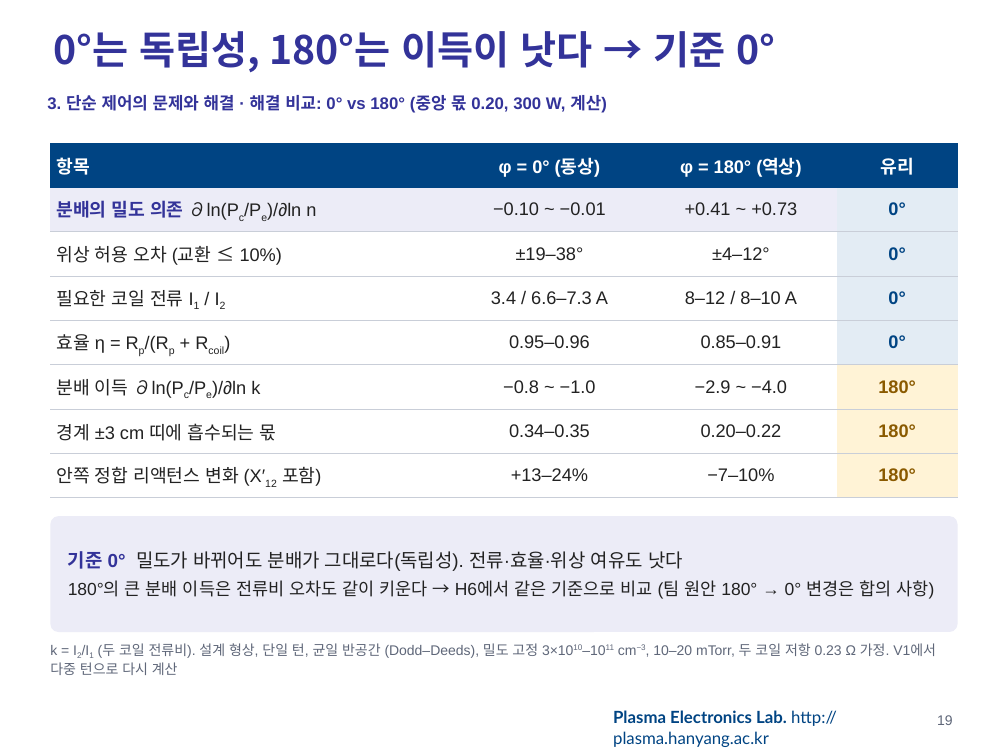
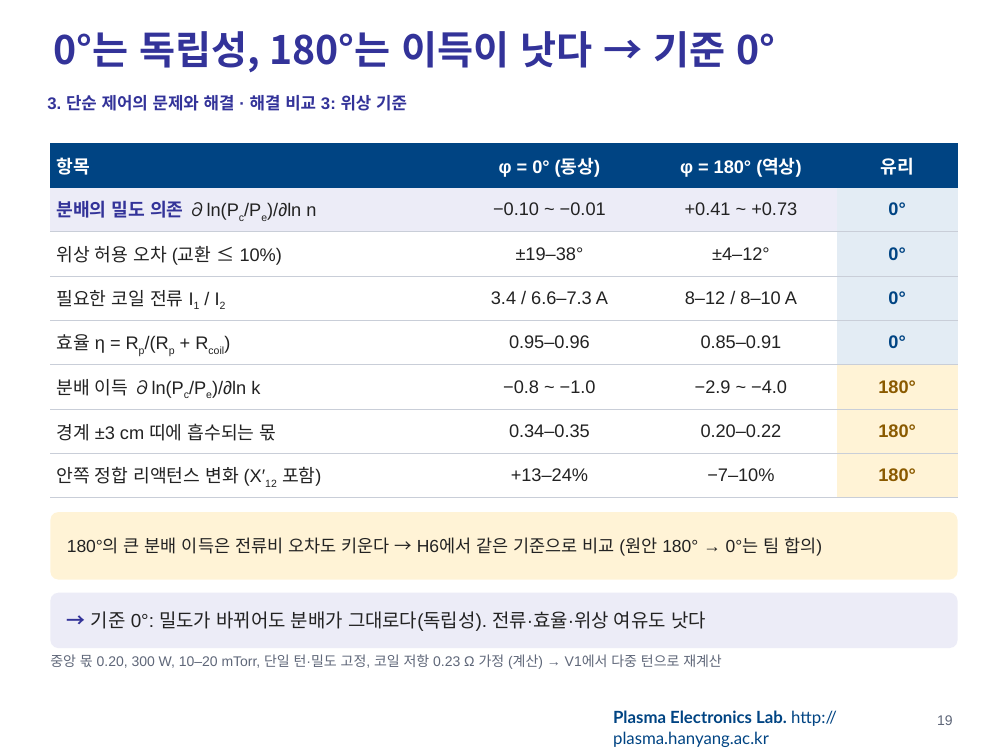
Before and after one commit to garlicjam-pyo/plasma, a slide deck: slide 19 of presentations/1차발표_최종.pptx. Drawn at 1008x756 pixels with LibreOffice and Linux fonts; fonts in the diff are those of the drawing; background and template pictures are left out. Boxes give left, top, right and bottom in pixels: in the first picture for what was removed or moved away, otherwise in the second. Text is boxed around its words. In the diff, an @@ line names an element or a change of style, - is before the commit and + after.

```diff
--- a/presentations/1차발표_최종.pptx
+++ b/presentations/1차발표_최종.pptx
@@ text at box(47, 95, 407, 111): text changed @@
-3. 단순 제어의 문제와 해결 · 해결 비교: 0° vs 180° (중앙 몫 0.20, 300 W, 계산)
+3. 단순 제어의 문제와 해결 · 해결 비교 3: 위상 기준
@@ rounded rectangle "180°의 큰 분배 이득은 전류비 ...": place and size @@
-rounded rectangle "180°의 큰 분배 이득은 전류비 ..." at box(50, 516, 958, 632)
+rounded rectangle "180°의 큰 분배 이득은 전류비 ..." at box(50, 512, 958, 580)
@@ rounded rectangle "180°의 큰 분배 이득은 전류비 ..." at box(50, 512, 958, 580): fill #ECECF7 to #FFF3D6; proportions changed @@
@@ text in rounded rectangle at box(67, 537, 822, 556): text changed @@
-기준 0° 밀도가 바뀌어도 분배가 그대로다(독립성). 전류·효율·위상 여유도 낫다
-180°의 큰 분배 이득은 전류비 오차도 같이 키운다 → H6에서 같은 기준으로 비교 (팀 원안 180° → 0° 변경은 합의 사항)
+180°의 큰 분배 이득은 전류비 오차도 키운다 → H6에서 같은 기준으로 비교 (원안 180° → 0°는 팀 합의)
@@ rounded rectangle added at box(50, 593, 958, 648), fill #ECECF7, 13.5 pt, text #222222 @@
+→ 기준 0°: 밀도가 바뀌어도 분배가 그대로다(독립성). 전류·효율·위상 여유도 낫다
@@ text at box(50, 654, 722, 669): text changed @@
-k = I2/I1 (두 코일 전류비). 설계 형상, 단일 턴, 균일 반공간 (Dodd–Deeds), 밀도 고정 3×1010–1011 cm−3, 10–20 mTorr, 두 코일 저항 0.23 Ω 가정. V1에서 다중 턴으로 다시 계산
+중앙 몫 0.20, 300 W, 10–20 mTorr, 단일 턴·밀도 고정, 코일 저항 0.23 Ω 가정 (계산) → V1에서 다중 턴으로 재계산
```
Also in this commit, not shown: 34 other slides changed, 3 other files.
